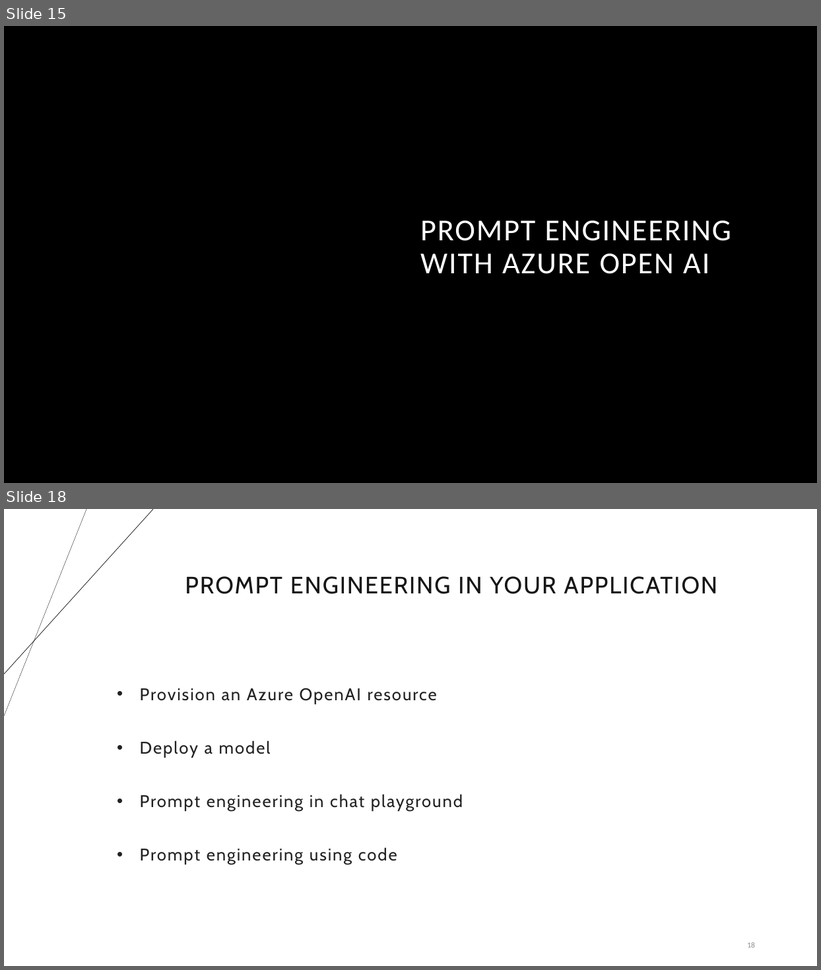
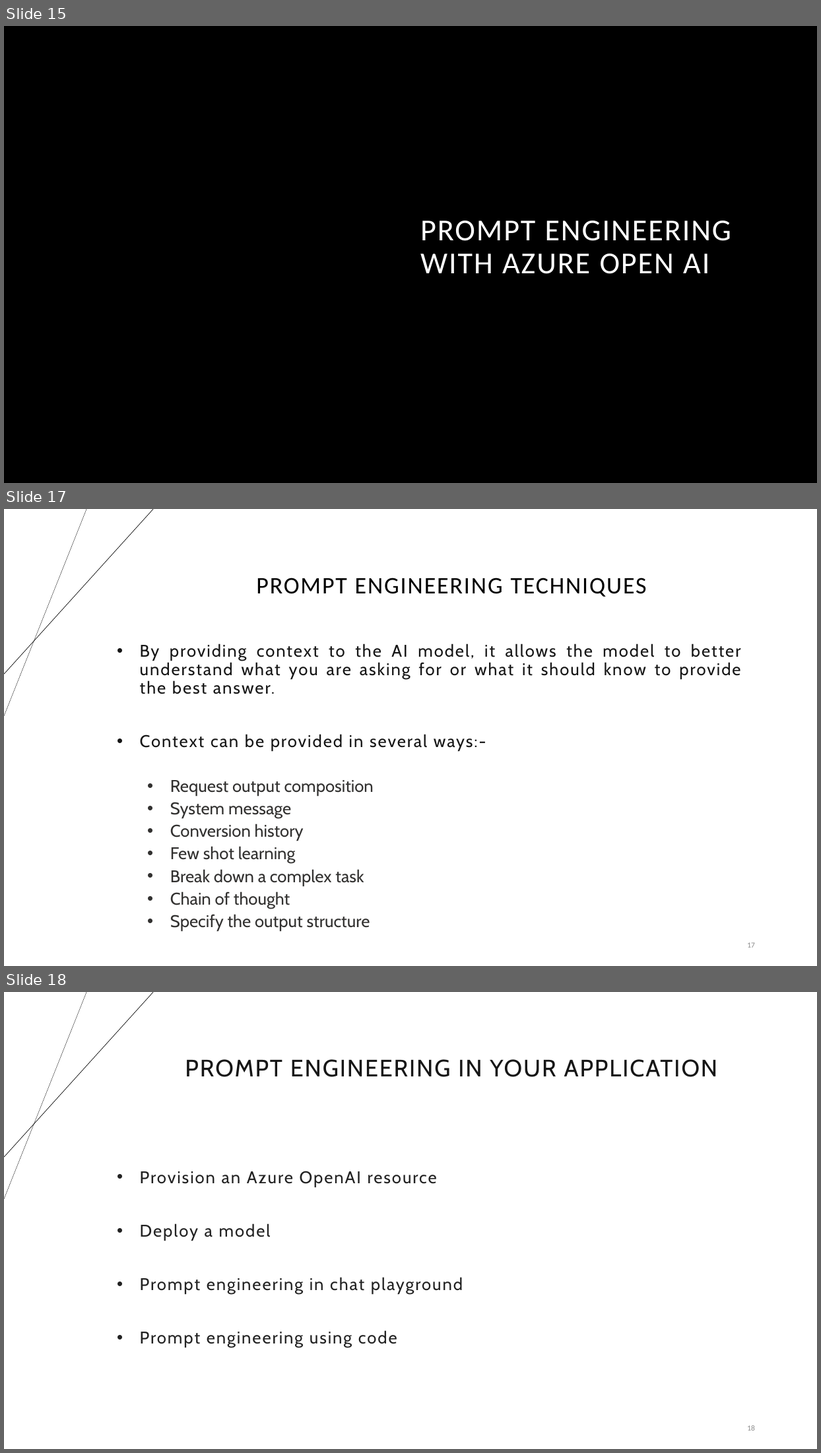
Before and after one commit to sujoy-saha/Develop-AI-solutions-with-Azure-AI, a slide deck: 6. Develop AI solutions with Azure OpenAI/Develop AI solutions with Azure OpenAI.pptx. Shown one above the other, each under a label of ours: slides 15 and 18 before the commit, slides 15, 17 and 18 after it; the slides between them are not shown. The pictures are 821x970 and 821x1453 pixels, drawn with LibreOffice and Linux fonts; fonts in the diff are those of the drawing; background and template pictures are left out. Boxes give left, top, right and bottom in pixels: in the first picture for what was removed or moved away, otherwise in the second. Text is boxed around its words. In the diff, an @@ line names an element or a change of style, - is before the commit and + after.

Commit message:
prompt engineering

```diff
--- a/6. Develop AI solutions with Azure OpenAI/Develop AI solutions with Azure OpenAI.pptx
+++ b/6. Develop AI solutions with Azure OpenAI/Develop AI solutions with Azure OpenAI.pptx
@@ slide 17 added at (4, 509, 817, 966), background #FFFFFF; not listed: 2 template elements that a slide beside it also shows @@
@@ title added at (256, 578, 647, 597), 28 pt, text #000000 @@
+PROMPT ENGINEERING TECHNIQUES
@@ text added at (140, 644, 741, 931), 20 pt, text #161616 @@
+• By providing context to the AI model, it allows the model to better understand what you are asking for or what it should know to provide the best answer.
+• Context can be provided in several ways:-
+  • Request output composition
+  • System message
+  • Conversion history
+  • Few shot learning
+  • Break down a complex task
+  • Chain of thought
+  • Specify the output structure
@@ page number added at (747, 943, 755, 948), 9 pt, text #8C8C8C @@
+17
```
Also in this commit, not shown: 1 slide changed, 1 slide removed.
